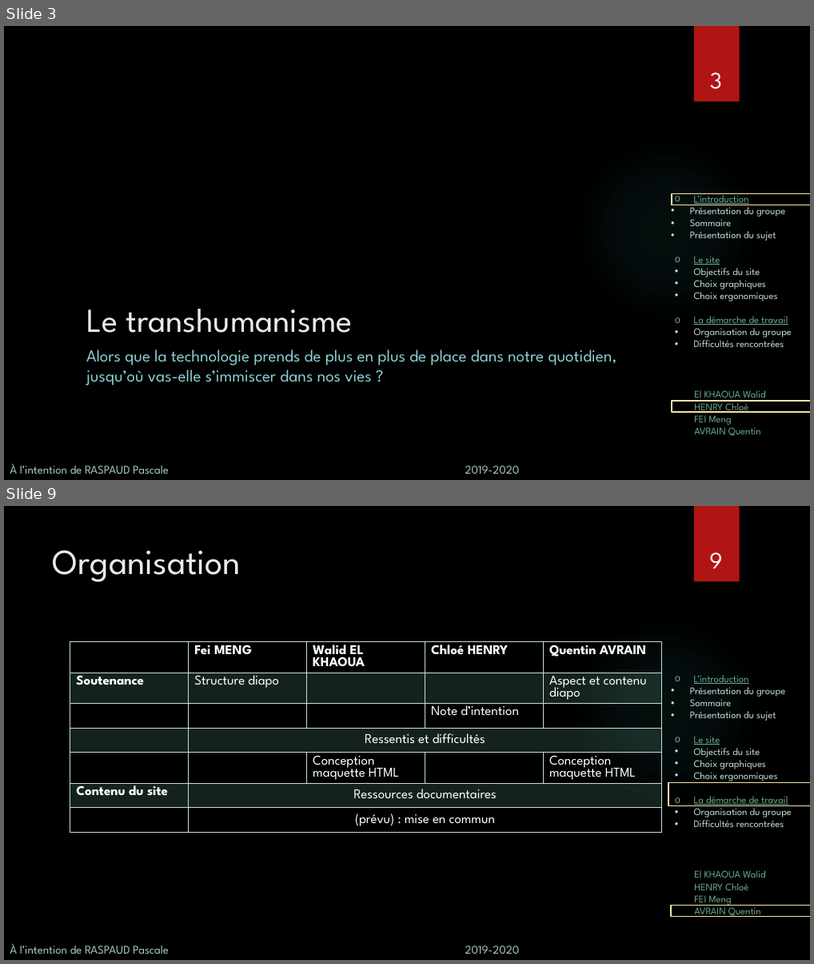
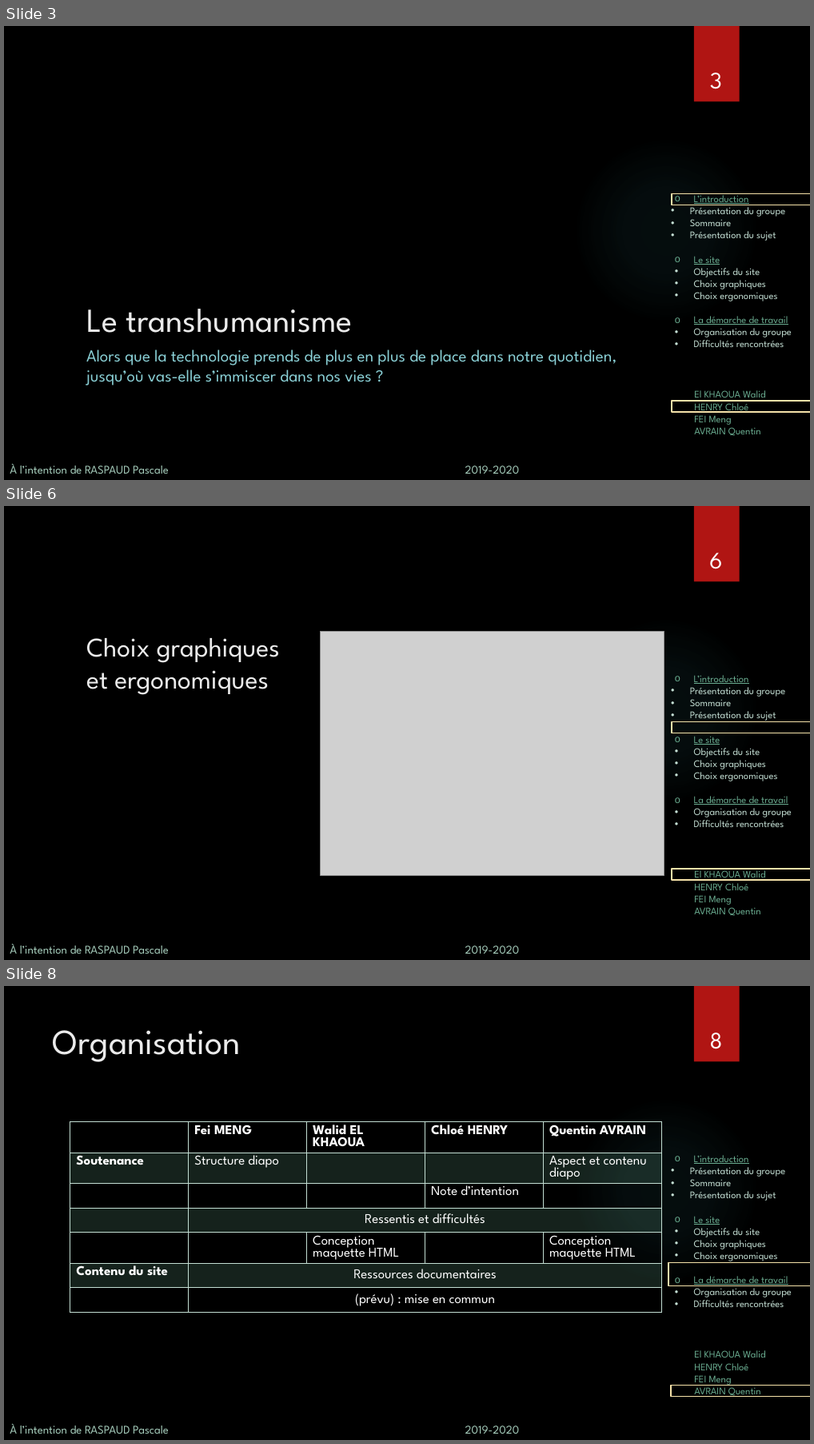
Before and after one commit to wldl/ptut, a slide deck: soutenance/Soutenance.pptx. Shown one above the other, each under a label of ours: slides 3 and 9 before the commit, slides 3, 6 and 8 after it; the slides between them are not shown. The pictures are 814x964 and 814x1444 pixels, drawn with LibreOffice and Linux fonts; fonts in the diff are those of the drawing; grey boxes stand for pictures; background and template pictures are left out. Boxes give left, top, right and bottom in pixels: in the first picture for what was removed or moved away, otherwise in the second. Text is boxed around its words. In the diff, an @@ line names an element or a change of style, - is before the commit and + after.

```diff
--- a/soutenance/Soutenance.pptx
+++ b/soutenance/Soutenance.pptx
@@ slide 6 added at [4, 506, 810, 960], background picture (left out); not listed: 5 template elements that a slide beside it also shows @@
@@ page number added at [710, 552, 722, 569], 28 pt, text #FFFFFF @@
+6
@@ title added at [86, 638, 280, 695], 32 pt, text #EBEBEB @@
+Choix graphiques et ergonomiques
@@ picture added at [320, 632, 664, 875] @@
@@ rectangle added at [673, 722, 810, 733], outline #F5E2A9 1.5 pt @@
@@ rectangle added at [673, 868, 810, 880], outline #F5E2A9 1.5 pt @@
@@ what was slide 9 is now slide 8 @@
@@ page number at [710, 1032, 723, 1049]: text changed @@
-9
+8
```
Also in this commit, not shown: 4 slides changed, 2 slides removed, 4 other files.
